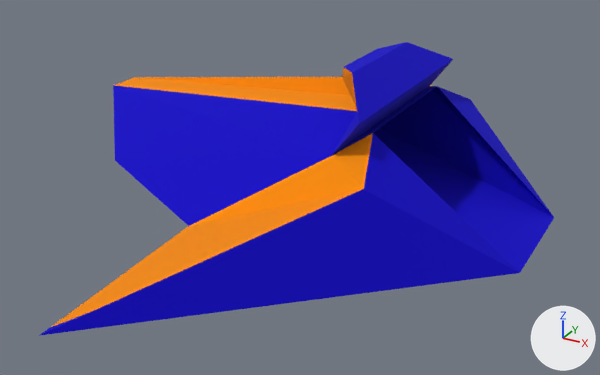
The Blender file DreadnoughtRush/Content/mothership.blend: old version first, new version second.
Rendered twice from a 50 mm camera at (1.45, -3.08, 1.1) aimed at (-0.21, -0.06, -0.41). Arrows for +X, +Y and +Z are at lower right; the lights stay in place.
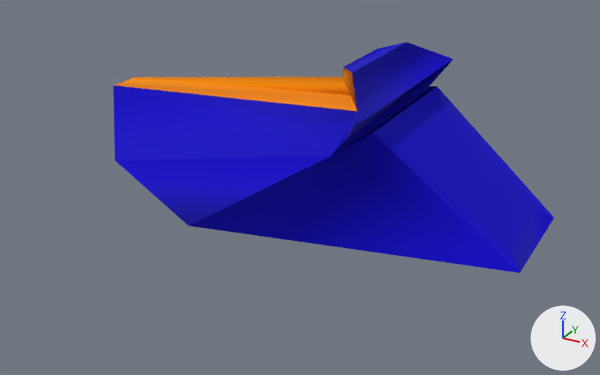
The change, as a list of edits to the scene's bpy script:
```text
Change me_cube:
    used by ob_cube; location = (-0.055, 0.063, -0.077)
    remove me_cube.from_pydata(...)  # 28 vertices, 29 faces, 1 loose edge; spans x -1.24..0.89, y -1.6..1.6, z -0.41..0.29
    add me_cube.from_pydata(...)  # 32 vertices, 31 faces, 1 loose edge; spans x -1.24..0.89, y -0.77..0.77, z -0.41..0.29
    me_cube part 1
    4 vertices are removed from x -0.27..0.38, y -1.6..1.6, z -0.29..-0.04
    29 faces are deleted
    8 vertices are added at x 0.37..0.82, y -0.25..0.25, z -0.35..0.02
    31 new faces join them
```

Pixel boxes [x1, y1, x2, y2] of what changed, in the pictures (600 x 375 px):
'Cube', reshaped (14% narrower, 21% shorter)
    before: [39, 42, 554, 336]
    after: [113, 42, 554, 273]
